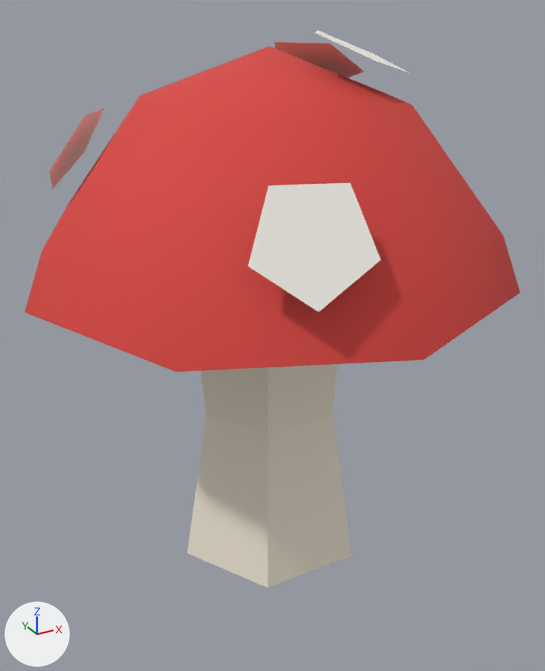
The glTF model public/models/mushroom.glb: old version first, new version second.
Rendered twice from a 50 mm camera at (-0.165, -0.303, 0.267) aimed at (0.002, 0.002, 0.114). Every picture has the same lights, and +X, +Y and +Z are marked at lower left. The picture after the commit comes second. Vertices at exactly the same position are counted once.

Script lines for the objects in view, before the commit:
```python
me_mushroom = bpy.data.meshes.new('Mushroom')
me_mushroom.from_pydata(...)  # 67 vertices, 98 faces; spans x -0.115..0.115, y -0.115..0.115, z 0.0..0.256
me_mushroom.materials.append(mat_ftn_prop)
ob_mushroom = bpy.data.objects.new('Mushroom', me_mushroom)
ob_mushroom.location = (0.0, 0.0, 0.0)
```
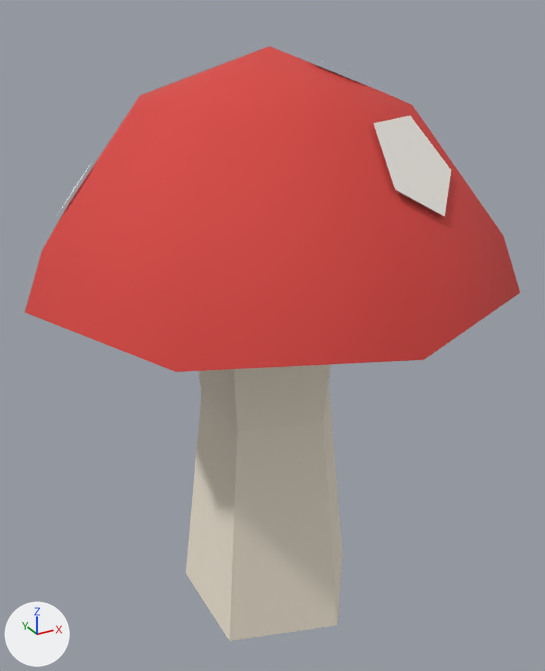
Where the newer file only moved an object's origin or applied its transform, the numbers keep the older frame.

Boxes [x1, y1, x2, y2] around the edits, measured in the pictures (545 x 671 px; the box of a moved part takes in the faces that stretch with it):
'Mushroom', reshaped (7% taller): before [25, 31, 520, 588]; after [25, 46, 520, 641]
part 1 of me_mushroom, deleted (brown): before [50, 108, 104, 189]
part 2 of me_mushroom, deleted (red): before [274, 42, 364, 78]
part 3 of me_mushroom, deleted: before [314, 31, 407, 72]
part 4 of me_mushroom, deleted: before [248, 183, 381, 312]
part 5 of me_mushroom, moved or reshaped: before [187, 364, 351, 588]; after [59, 62, 451, 641]

Diff of the bpy script that builds the scene:
```diff
--- a/public/models/mushroom.glb.py
+++ b/public/models/mushroom.glb.py
@@ me_mushroom @@
 # used by ob_mushroom; location = (0.0, 0.0, 0.0)
-me_mushroom.from_pydata(...)  # 67 vertices, 98 faces; spans x -0.115..0.115, y -0.115..0.115, z 0.0..0.256
+me_mushroom.from_pydata(...)  # 60 vertices, 78 faces; spans x -0.115..0.115, y -0.115..0.115, z -0.04..0.25
+# me_mushroom part 1: the loose piece of 6 vertices spanning x -0.09..-0.057, y 0.034..0.073, z 0.186..0.222 is deleted
+# me_mushroom part 2: the loose piece of 6 vertices spanning x 0.02..0.06, y 0.008..0.051, z 0.228..0.25 is deleted
+# me_mushroom part 3: the loose piece of 6 vertices spanning x 0.008..0.05, y -0.044..0.0, z 0.24..0.256 is deleted
+# me_mushroom part 4: the loose piece of 6 vertices spanning x -0.057..-0.014, y -0.104..-0.081, z 0.172..0.211 is deleted
+# me_mushroom part 5
+# 16 vertices are removed from x -0.05..0.05, y -0.043..0.043, z 0.0..0.16
+# 32 faces are deleted
+# 33 vertices are added at x -0.09..0.052, y -0.081..0.087, z -0.04..0.245
+# 32 new faces join them
 me_mushroom.materials.append(mat_ftn_prop)
```
